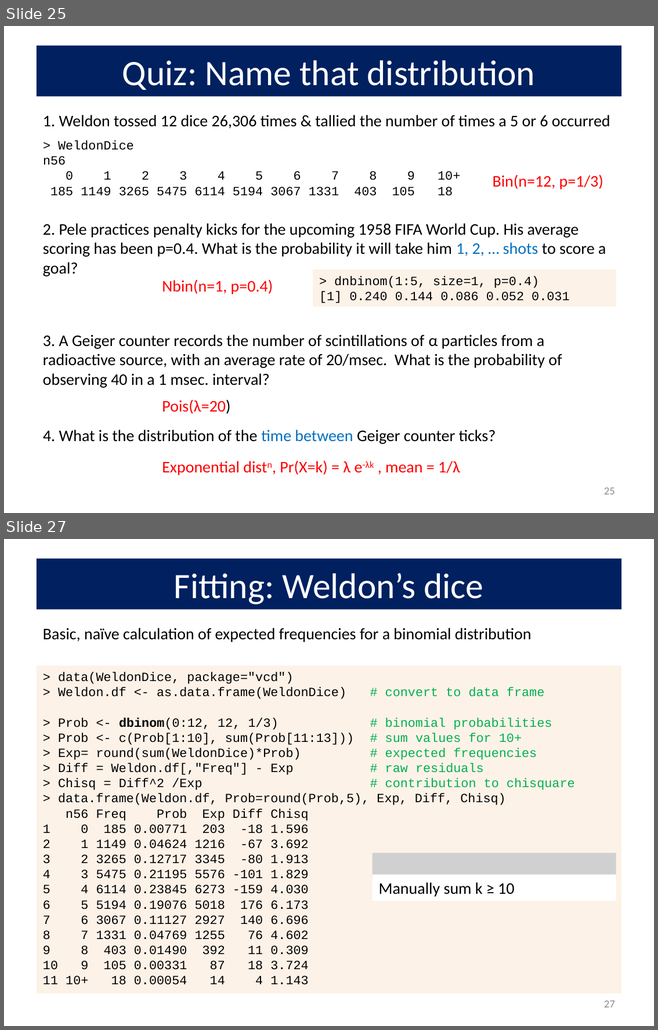
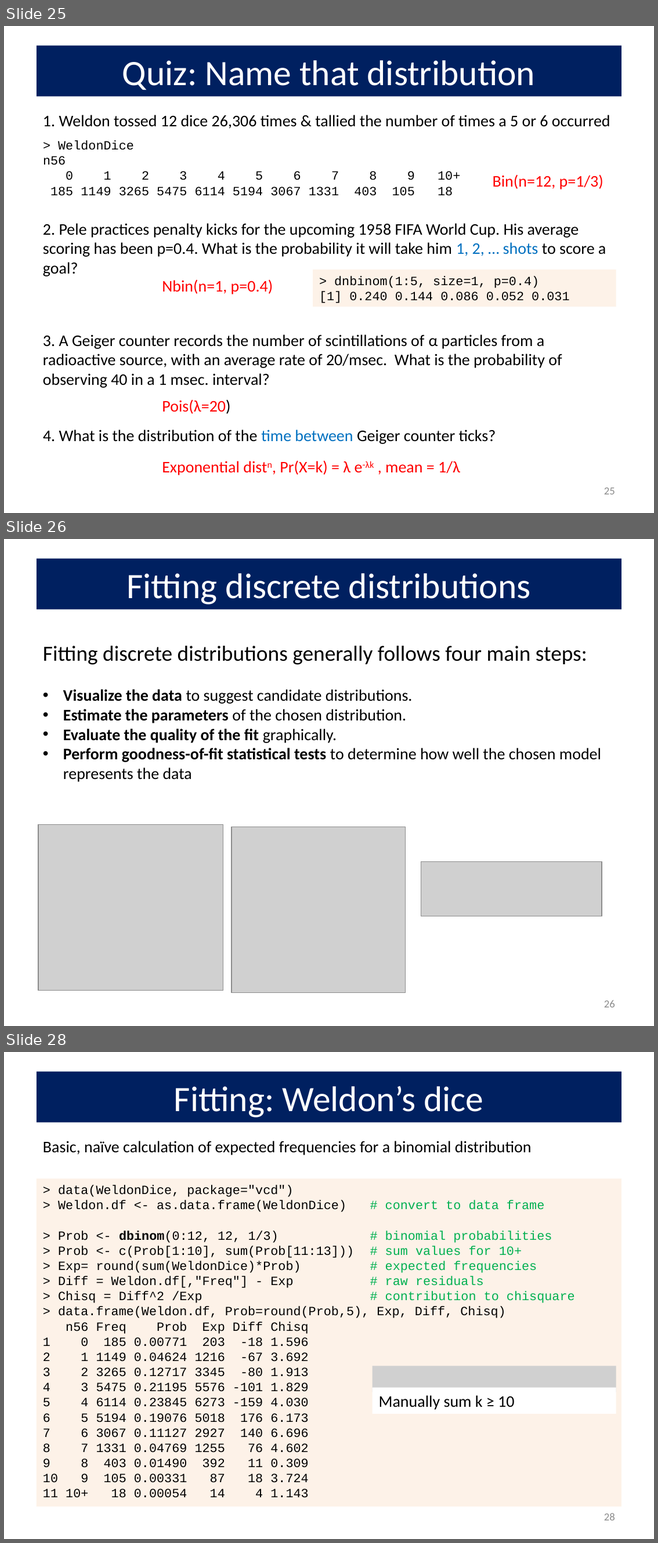
Before and after one commit to friendly/psy6136, a slide deck: docs/lectures/02-Discrete.pptx. Shown one above the other, each under a label of ours: slides 25 and 27 before the commit, slides 25, 26 and 28 after it; the slides between them are not shown. The pictures are 658x1030 and 658x1543 pixels, drawn with LibreOffice and Linux fonts; fonts in the diff are those of the drawing; grey boxes stand for pictures. Boxes give left, top, right and bottom in pixels: in the first picture for what was removed or moved away, otherwise in the second. Text is boxed around its words. In the diff, an @@ line names an element or a change of style, - is before the commit and + after.

Commit message:
work on index, resources, 02-Discrete

```diff
--- a/docs/lectures/02-Discrete.pptx
+++ b/docs/lectures/02-Discrete.pptx
@@ slide 26 added at [4,539,654,1026], background #FFFFFF @@
@@ title added at [36,559,621,609], fill #002060, 39.6 pt, text #FFFFFF @@
+Fitting discrete distributions
@@ text added at [43,646,601,782], 18 pt, text #000000 @@
+Fitting discrete distributions generally follows four main steps:
+• Visualize the data to suggest candidate distributions.
+• Estimate the parameters of the chosen distribution.
+• Evaluate the quality of the fit graphically.
+• Perform goodness-of-fit statistical tests to determine how well the chosen model represents the data
@@ picture added at [38,824,224,990] @@
@@ picture added at [231,827,405,993] @@
@@ picture added at [421,862,601,917] @@
@@ page number added at [604,1000,615,1008], 12 pt, text #8C8C8C @@
+26
@@ what was slide 27 is now slide 28 @@
@@ page number at [604,1513,615,1521]: text changed @@
-27
+28
```
Also in this commit, not shown: 5 slides changed, 16 other files.
